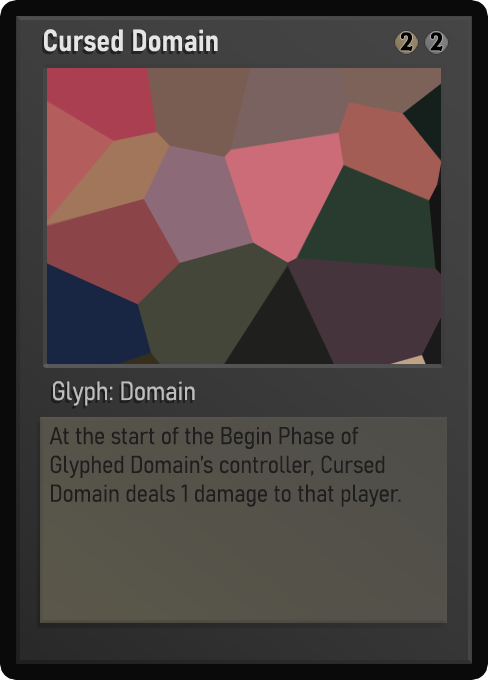
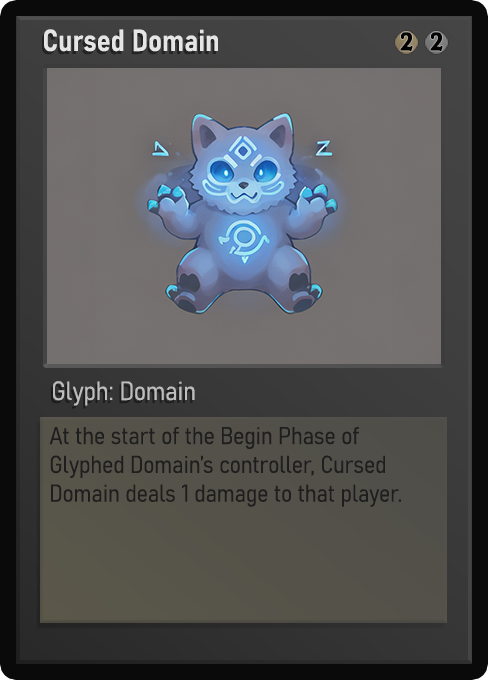
Comparing the layer stacks of the two (488, 680) images. Changes:
painted on "Name" over [44, 29, 218, 52]
painted on "Class" over [53, 382, 188, 406]
painted on "Desc_norm" over [52, 427, 401, 507]
painted on "Artwork" over [47, 68, 441, 364]
